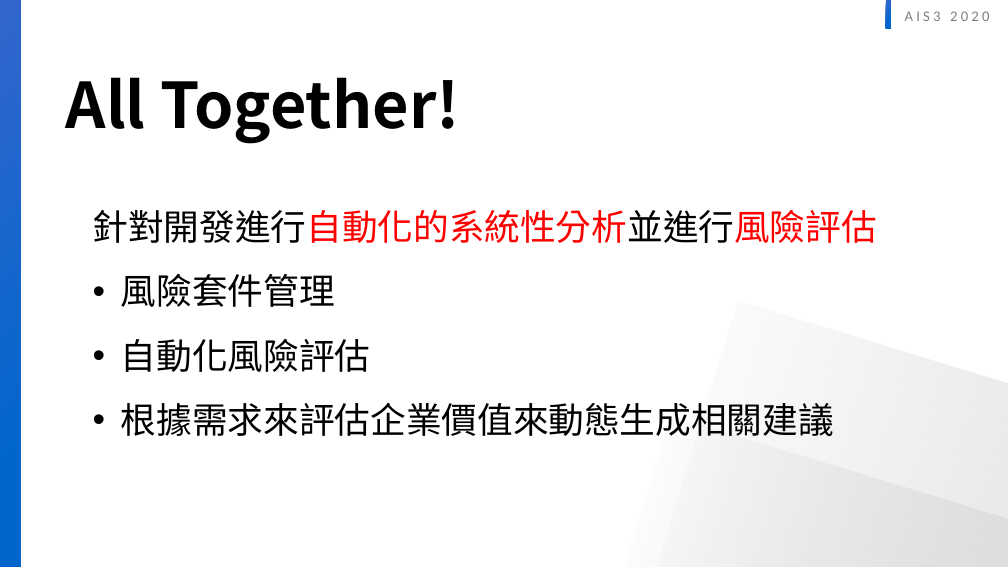
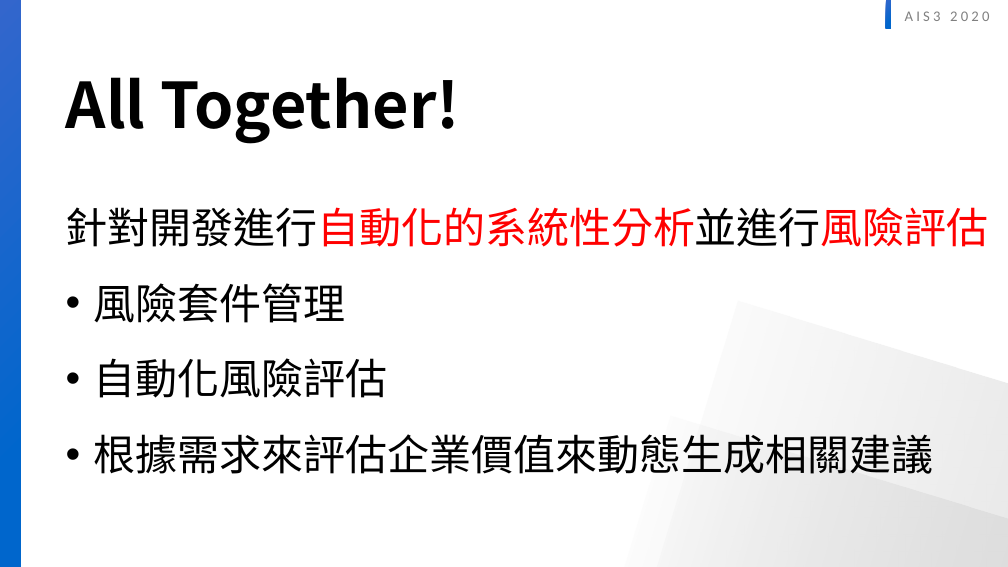
Before and after one commit to twinklestar03/AIS3-Dragon, a slide deck: slide 11 of Slide/AIS3 dragon security .pptx. Drawn at 1008x567 pixels with LibreOffice and Linux fonts; fonts in the diff are those of the drawing. Boxes give left, top, right and bottom in pixels: in the first picture for what was removed or moved away, otherwise in the second. Text is boxed around its words. In the diff, an @@ line names an element or a change of style, - is before the commit and + after.

```diff
--- a/Slide/AIS3 dragon security .pptx
+++ b/Slide/AIS3 dragon security .pptx
@@ text "針對開發進行自動化的系統性分析並進行風險評估": place and size @@
-text "針對開發進行自動化的系統性分析並進行風險評估" at bbox=[93, 210, 877, 436]
+text "針對開發進行自動化的系統性分析並進行風險評估" at bbox=[66, 207, 989, 474]
@@ text "針對開發進行自動化的系統性分析並進行風險評估" at bbox=[66, 207, 989, 474]: size 34 to 40 pt @@
```
Also in this commit, not shown: 6 other slides changed, 1 slide added, 1 slide removed.
